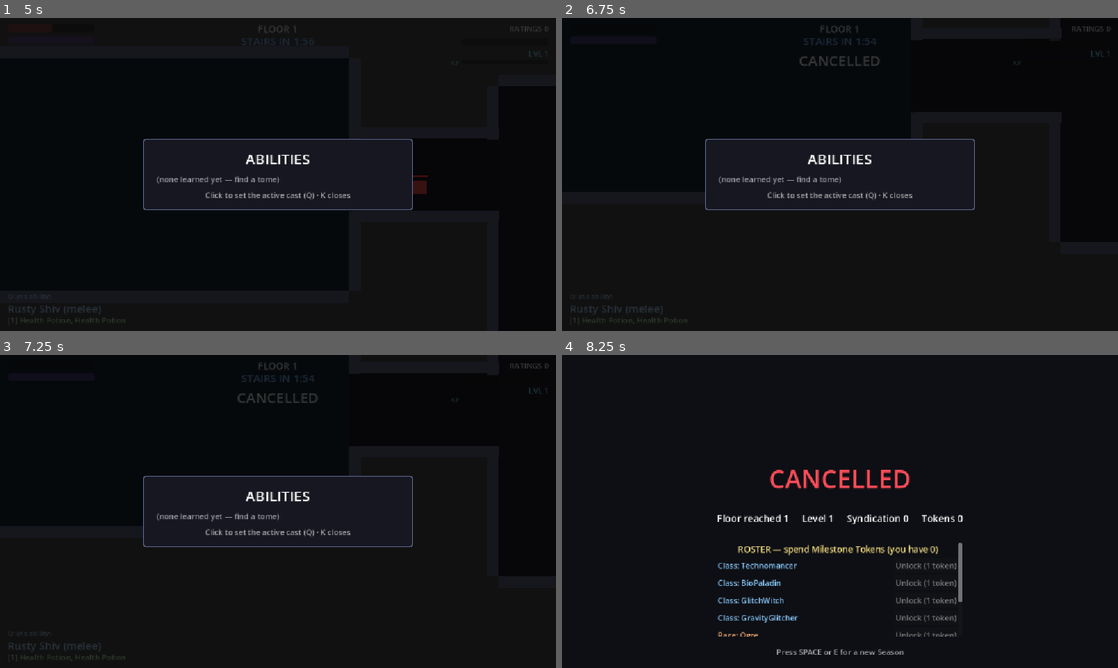
Above: before the commit, frames 1-4 (two rows, left to right).
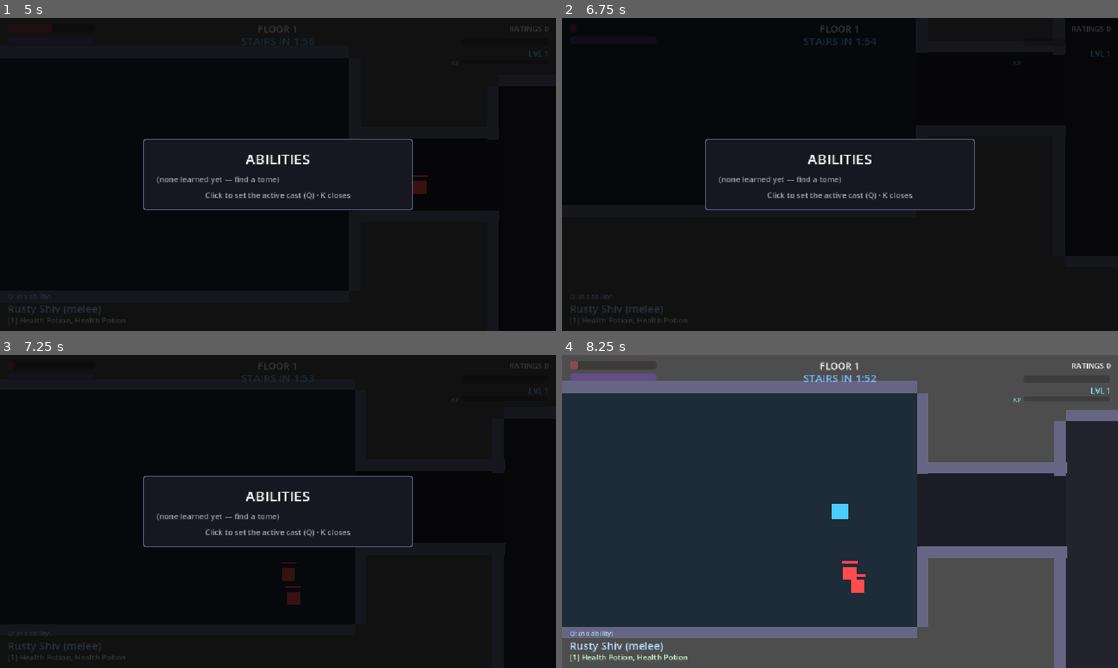
Above: after the commit, the same moments.

Repository: nderman/dungeon-grinder-cal
Game: Godot game, scene res://Floor.tscn
Same seed, same stepped clock (60 frames per second), same inputs: the game is played once before the commit and once after it.
Inputs (mouse positions are in pixels of both pictures, inside the frame that each line leads up to):
- Up to frame 1 (5 s): tap Enter (ui_accept) at 0.5, 0.77, 1.25, 2, 2.75, 3.5, 3.77, 4.25 s; move the mouse to (400, 158) at 0.52 s; hold D (move_right) 0.53-1.25 s; hold K (abilities) 0.53-1.25 s; click (400, 158) at 0.67 s; drag from (166, 190) to (250, 237) at 1.27 s; move the mouse to (333, 105) at 2.02 s; hold D (move_right) 2.03-2.75 s; tap Left (aim_left) at 2.1 s; drag from (250, 237) to (111, 127) at 2.77 s; move the mouse to (444, 221) at 3.52 s; hold A (move_left) 3.53-4.25 s; tap Up (aim_up) at 3.6 s; drag from (111, 127) to (194, 96) at 4.27 s
- Up to frame 2 (6.75 s): move the mouse to (867, 174) at 5.02 s; press the mouse at (867, 174) at 5.03 s; hold S (move_down) 5.03-5.75 s; release the mouse at (867, 174) at 5.75 s; drag from (756, 96) to (728, 190) at 5.77 s; move the mouse to (962, 158) at 6.52 s; hold W (move_up) from 6.53 s (still down); hold Q (nano) from 6.53 s (still down)
- Up to frame 3 (7.25 s): keep holding W (move_up); keep holding Q (nano); tap Enter (ui_accept) at 6.77 s
- Up to frame 4 (8.25 s): release W (move_up) at 7.25 s; release Q (nano) at 7.25 s; drag from (728, 527) to (812, 574) at 7.27 s; move the mouse to (895, 442) at 8.02 s; hold S (move_down) from 8.03 s (still down); hold K (abilities) from 8.03 s (still down)

Frame 1 is identical in both runs. In frame 2, 0.2% of the frame differs, in the area x 42-58%, y 12-16%; in frame 3, 0.4%; in frame 4, 93%, in the area x 0-100%, y 0-100%.

Commit message:
Stat depth: DEX → dodge chance, CON → passive health regen
DCC stat alignment. DEX (reflexes/agility) now grants a chance to fully negate a
hit — 1.2% per point, capped at 50%, rolled before DR in ProtectionComponent
(player-only; enemies leave dodge_chance 0). Shows a "DODGE" popup, and only
applies to real attacks (poison/collapse DoTs bypass the component, as intended).

CON (canon: health regeneration + recovery) now gives slow passive HP regen,
0.2 HP/s per point. Implemented as HealthComponent.regen_rate (regens toward max,
whole-HP HUD throttle, never revives a corpse) — mirroring ManaComponent's regen
rather than bolting it onto the Player. Player sets the rate from CON in
_derive_vitals alongside DR/dodge.

Both also nudge early-game survivability: a DEX or CON investment now buys
evasion or sustain, not just speed/HP.

Co-Authored-By: Claude Opus 4.8 (1M context) <noreply@anthropic.com>

Diff:
--- a/game-client/components/HealthComponent.gd
+++ b/game-client/components/HealthComponent.gd
@@ -16,12 +16,25 @@
 @export var iframe_seconds: float = 0.4      # brief post-hit invulnerability (player)
 var _invuln: bool = false
 
+const REGEN_PER_CON := 0.2   # HP/sec per CON point (DCC: CON drives health regen); set by the Player
+var regen_rate: float = 0.0  # passive HP/sec; 0 = none (enemies leave it 0)
+
 signal health_changed(current: float, maximum: float)
 signal health_depleted
 
 func _ready() -> void:
 	if configured_hearts > 0.0:
 		initialize_health(configured_hearts)
+
+# Passive regen toward max (CON-scaled, set by the Player). Throttles the HUD emit to whole-HP
+# changes, mirroring ManaComponent. Never revives a corpse (current must already be > 0).
+func _physics_process(delta: float) -> void:
+	if regen_rate <= 0.0 or current_hearts <= 0.0 or current_hearts >= max_hearts:
+		return
+	var prev := current_hearts
+	current_hearts = minf(current_hearts + regen_rate * delta, max_hearts)
+	if floor(prev) != floor(current_hearts):
+		health_changed.emit(current_hearts, max_hearts)
 
 func initialize_health(heart_count: float) -> void:
 	max_hearts = maxf(1.0, heart_count)
--- a/game-client/components/ProtectionComponent.gd
+++ b/game-client/components/ProtectionComponent.gd
@@ -7,12 +7,19 @@
 
 const DR_PER_CON := 3.6   # CON 5 → 18% (held from the old CON 12 × 1.5); caps at 75% (~CON 21+)
 const DR_CAP := 75.0
+const DODGE_PER_DEX := 1.2   # % full-dodge per DEX (DCC: DEX = reflexes/agility); caps at DODGE_CAP
+const DODGE_CAP := 50.0      # high-DEX dodges a lot, never everything
 
 var base_dr: float = 0.0   # set by Player from CON: CON * DR_PER_CON
 var gear_dr: float = 0.0   # flat % from armour (e.g. Lead-Lined Vest = 15)
+var dodge_chance: float = 0.0   # % to negate a hit entirely; set by Player from DEX (enemies leave 0)
 
 # Returns the damage (in hearts) that should actually reach the HealthComponent.
 func handle_incoming_damage(incoming: float) -> float:
+	# DEX reflexes: a clean dodge negates the whole hit before DR even matters.
+	if dodge_chance > 0.0 and randf_range(0.0, 100.0) <= dodge_chance:
+		SignalBus.toast.emit("DODGE", global_position)
+		return 0.0
 	var chance := clampf(base_dr + gear_dr, 0.0, DR_CAP)
 	if randf_range(0.0, 100.0) <= chance:
 		SignalBus.dr_triggered.emit(global_position)   # "Clink!"
--- a/game-client/entities/player/Player.gd
+++ b/game-client/entities/player/Player.gd
@@ -105,7 +105,10 @@
 		health_comp.set_max_hearts(con * 10)
 		mana_comp.set_max_mana(intel)
 	protection_comp.base_dr = con * ProtectionComponent.DR_PER_CON
-	base_speed = 300.0 + (current_stats["DEX"] * 12.5)
+	health_comp.regen_rate = con * HealthComponent.REGEN_PER_CON   # CON → passive HP regen
+	var dex := int(current_stats["DEX"])
+	protection_comp.dodge_chance = minf(ProtectionComponent.DODGE_CAP, dex * ProtectionComponent.DODGE_PER_DEX)
+	base_speed = 300.0 + (dex * 12.5)
 
 func _physics_process(delta: float) -> void:
 	_tick_poison(delta)
Not shown, changed: docs/TODO.md
